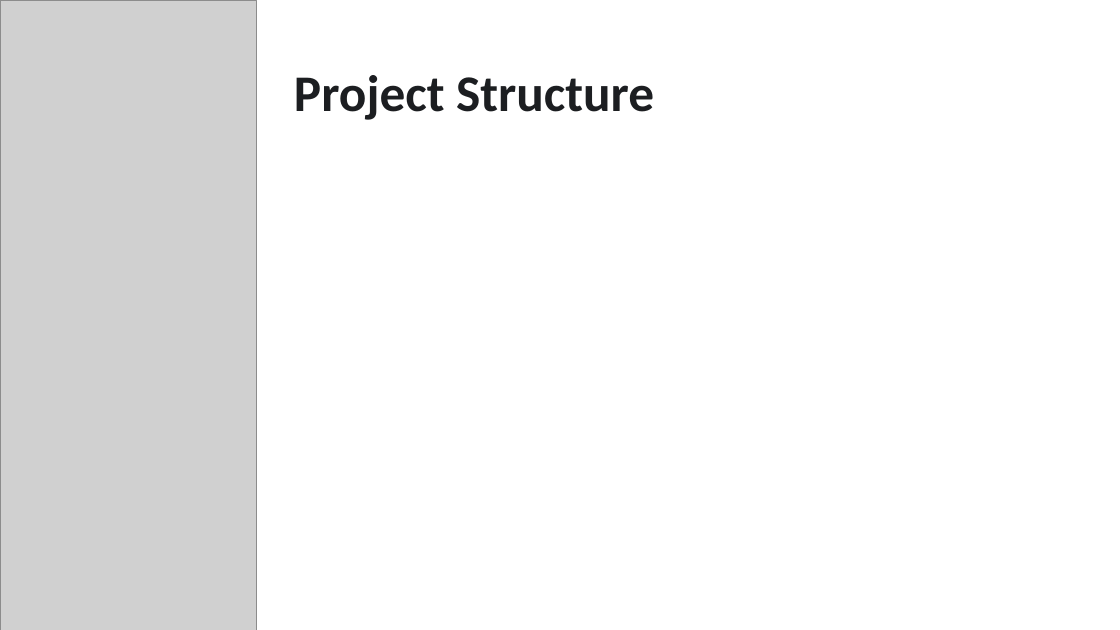
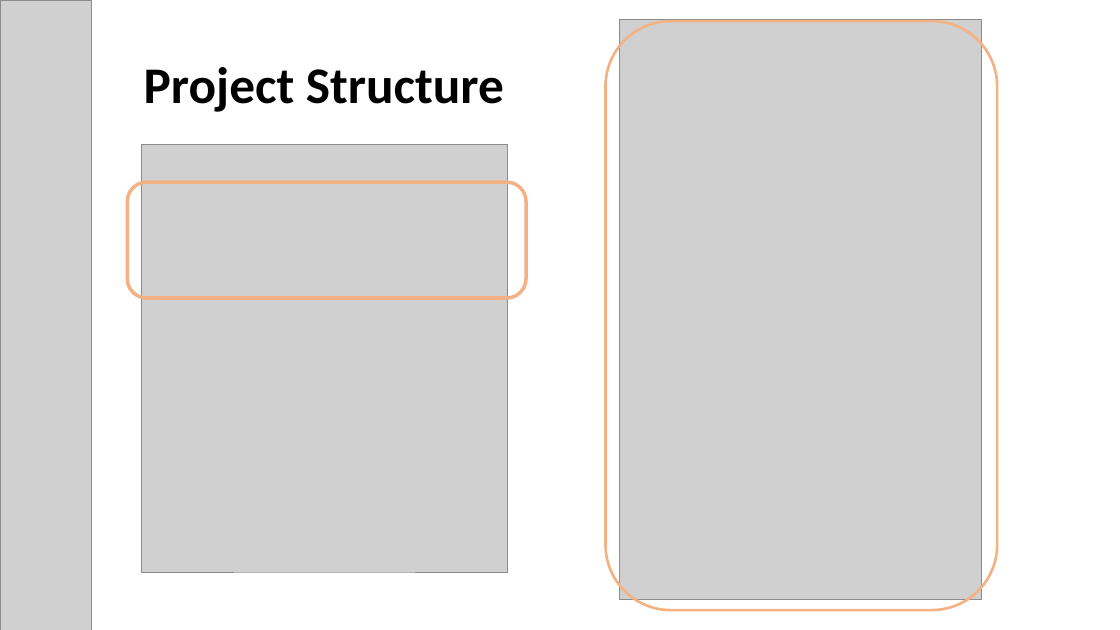
Before and after one commit to maryamfarooq13/FAQ-RAG-Application, a slide deck: slide 14 of Project Presentation.pptx (slide 19 before the commit). Drawn at 1120x630 pixels with LibreOffice and Linux fonts; fonts in the diff are those of the drawing; grey boxes stand for pictures. Boxes give left, top, right and bottom in pixels: in the first picture for what was removed or moved away, otherwise in the second. Text is boxed around its words. In the diff, an @@ line names an element or a change of style, - is before the commit and + after.

```diff
--- a/Project Presentation.pptx
+++ b/Project Presentation.pptx
@@ picture: place and size @@
-picture at bbox=[0, 0, 257, 630]
+picture at bbox=[0, 0, 91, 630]
@@ title "Project Structure": place and size @@
-title "Project Structure" at bbox=[294, 75, 654, 120]
+title "Project Structure" at bbox=[144, 67, 504, 112]
@@ title "Project Structure" at bbox=[144, 67, 504, 112]: text colour #1C1E21 to #000000 @@
@@ rounded rectangle added at bbox=[606, 21, 997, 610], outline #F4B183 2.25 pt @@
@@ picture added at bbox=[619, 19, 981, 600] @@
@@ picture added at bbox=[141, 145, 508, 572] @@
@@ rounded rectangle added at bbox=[128, 182, 527, 298], outline #F4B183 3 pt @@
```
Also in this commit, not shown: 13 other slides changed, 6 slides added, 8 slides removed, 7 other files.
